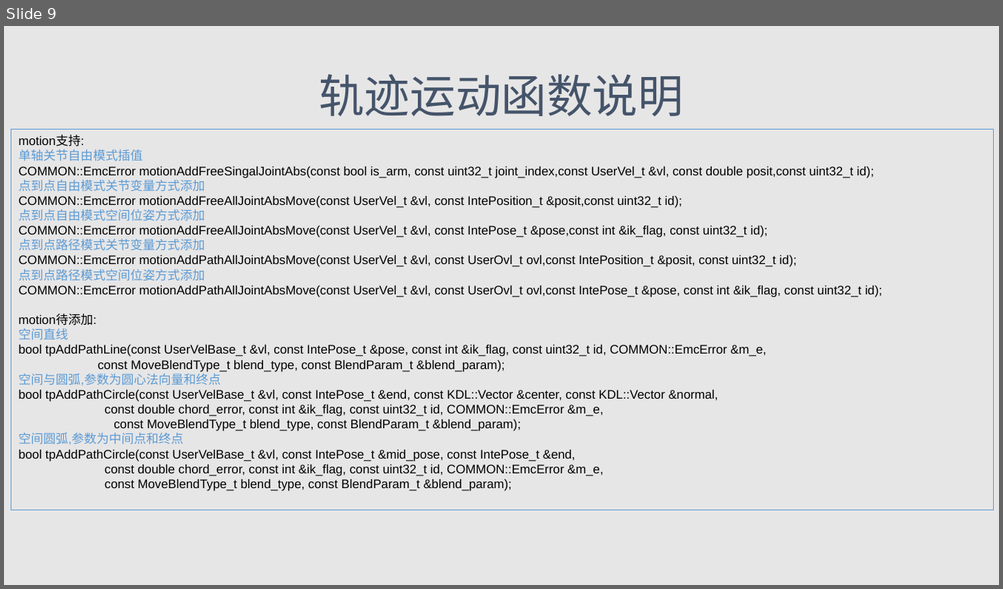
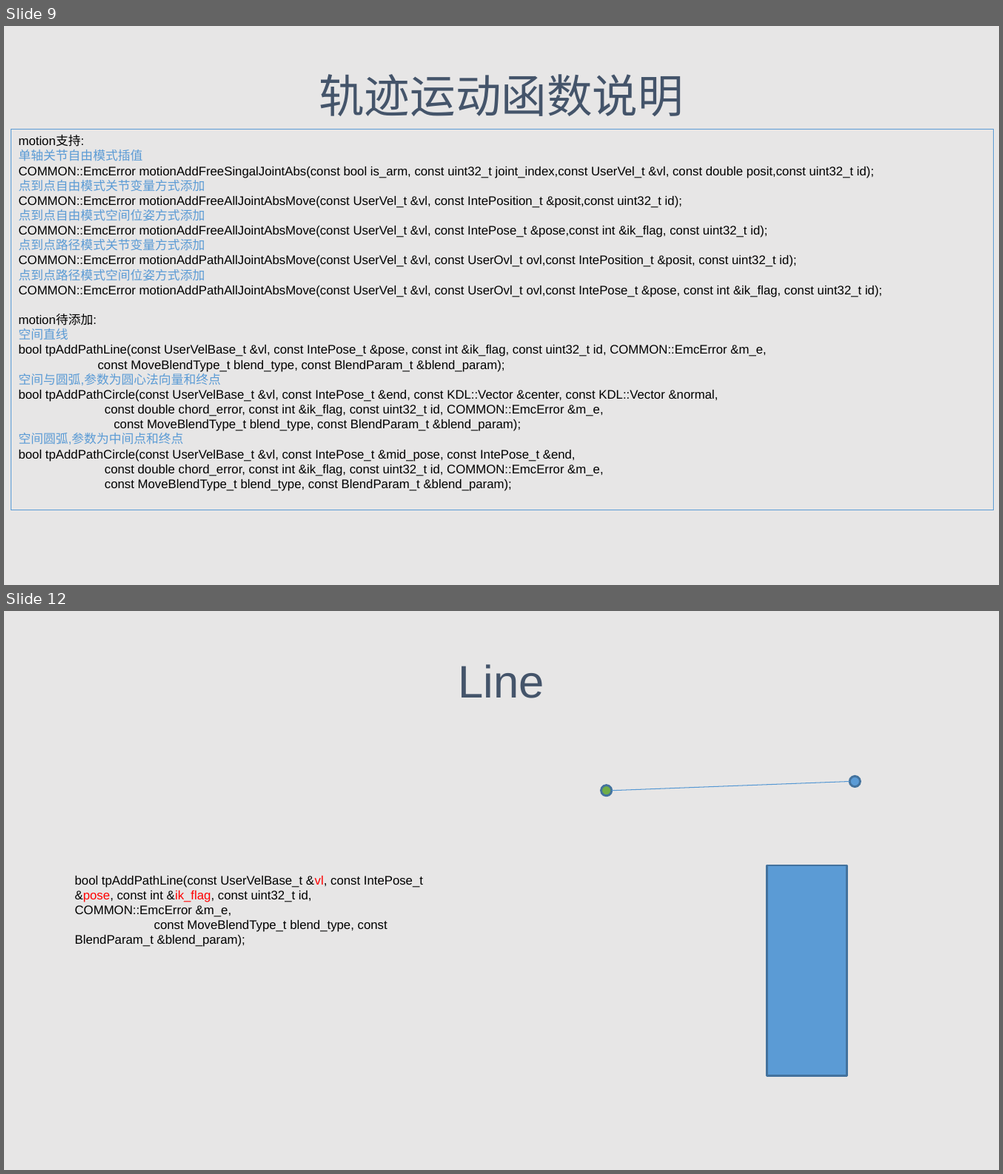
Before and after one commit to wenphi/about_by, a slide deck: motion流程演示.pptx. Shown one above the other, each under a label of ours: slide 9 before the commit, slides 9 and 12 after it; the slides between them are not shown. The pictures are 1003x589 and 1003x1174 pixels, drawn with LibreOffice and Linux fonts; fonts in the diff are those of the drawing. Boxes give left, top, right and bottom in pixels: in the first picture for what was removed or moved away, otherwise in the second. Text is boxed around its words. In the diff, an @@ line names an element or a change of style, - is before the commit and + after.

```diff
--- a/motion流程演示.pptx
+++ b/motion流程演示.pptx
@@ slide 12 added at (4,611,999,1170), background #E7E6E6 @@
@@ title added at (458,664,544,698), 44 pt, text #44546A @@
+Line
@@ ellipse added at (601,786,612,796), fill #70AD47, outline #43739E 2 pt @@
@@ line added from (612, 791) to (849, 782), #5698D3 0.75 pt @@
@@ ellipse added at (849,777,859,787), fill #5B9BD5, outline #43739E 2 pt @@
@@ text added at (75,876,423,947), 12 pt, text #000000 @@
+bool tpAddPathLine(const UserVelBase_t &vl, const IntePose_t &pose, const int &ik_flag, const uint32_t id, COMMON::EmcError &m_e,
+const MoveBlendType_t blend_type, const BlendParam_t &blend_param);
@@ rectangle added at (767,866,846,1076), fill #5B9BD5, outline #43739E 2 pt @@
```
Also in this commit, not shown: 7 slides changed, 5 other slides added, 1 slide removed, 11 other files.
